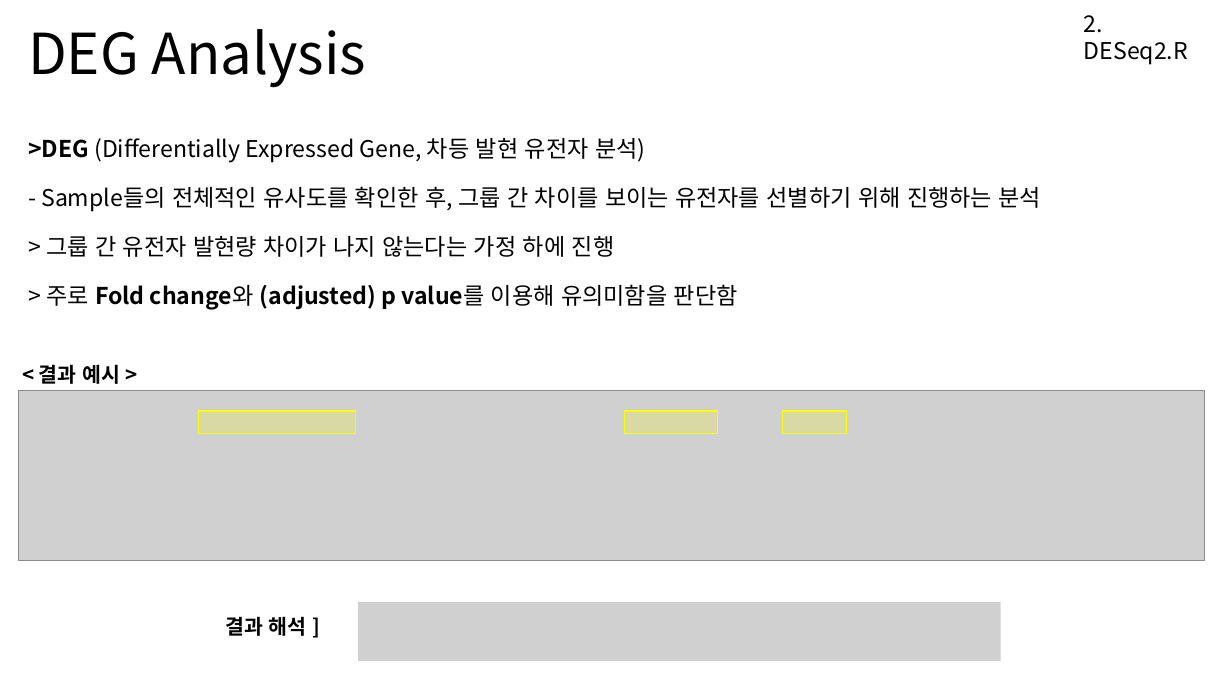
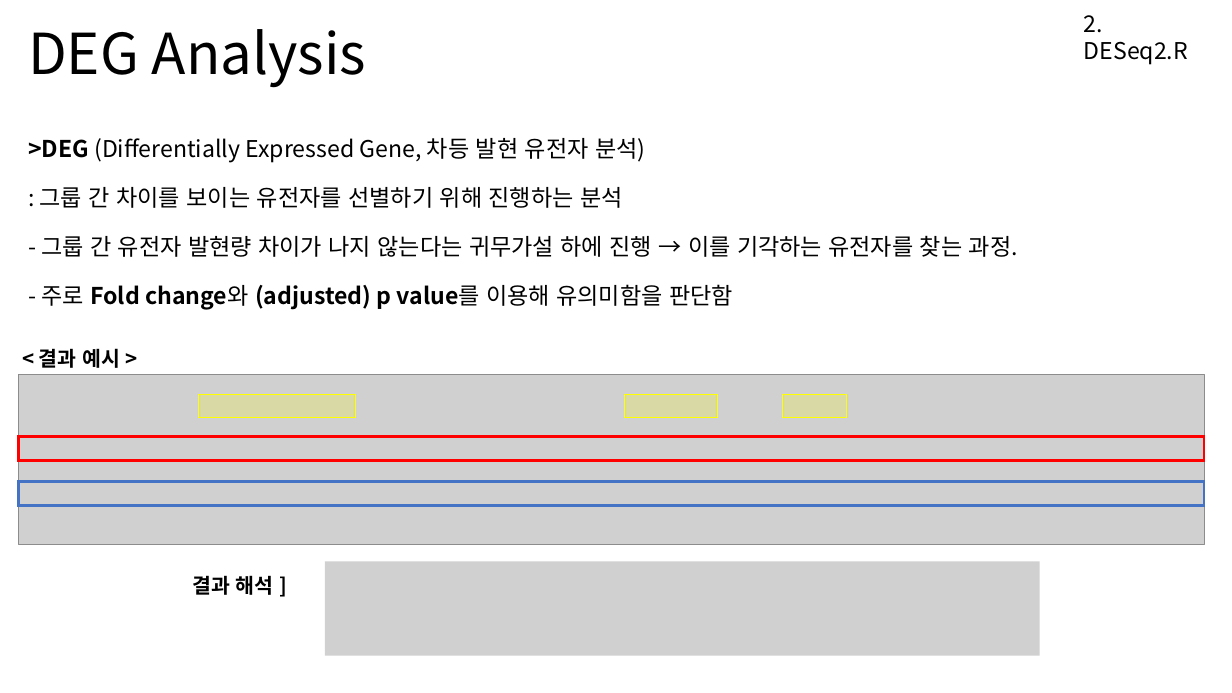
Before and after one commit to Khreat0205/Education_BulkRNAseq, a slide deck: slide 6 of Presentation/2. DESeq2.pptx (slide 5 before the commit). Drawn at 1232x693 pixels with LibreOffice and Linux fonts; fonts in the diff are those of the drawing; grey boxes stand for pictures. Boxes give left, top, right and bottom in pixels: in the first picture for what was removed or moved away, otherwise in the second. Text is boxed around its words. In the diff, an @@ line names an element or a change of style, - is before the commit and + after.

```diff
--- a/Presentation/2. DESeq2.pptx
+++ b/Presentation/2. DESeq2.pptx
@@ text at [40, 187, 1018, 309]: text changed @@
-- Sample들의 전체적인 유사도를 확인한 후, 그룹 간 차이를 보이는 유전자를 선별하기 위해 진행하는 분석
-> 그룹 간 유전자 발현량 차이가 나지 않는다는 가정 하에 진행
-> 주로 Fold change와 (adjusted) p value를 이용해 유의미함을 판단함
+: 그룹 간 차이를 보이는 유전자를 선별하기 위해 진행하는 분석
+- 그룹 간 유전자 발현량 차이가 나지 않는다는 귀무가설 하에 진행 → 이를 기각하는 유전자를 찾는 과정.
+- 주로 Fold change와 (adjusted) p value를 이용해 유의미함을 판단함
@@ 3 rectangles, 1 picture, 1 text: place and size @@
-3 rectangles, 1 picture, 1 text at [18, 364, 1204, 561]
+3 rectangles, 1 picture, 1 text at [18, 348, 1204, 544]
@@ rectangle added at [18, 436, 1204, 460], outline #FF0000 2.25 pt @@
@@ rectangle added at [18, 482, 1204, 506], outline #4472C4 2.25 pt @@
@@ text "결과 해석 ]": place and size @@
-text "결과 해석 ]" at [225, 616, 307, 636]
+text "결과 해석 ]" at [192, 575, 274, 595]
@@ picture: place and size @@
-picture at [359, 603, 1001, 662]
+picture at [325, 562, 1041, 656]
```
Also in this commit, not shown: 3 other slides changed, 2 slides added.
